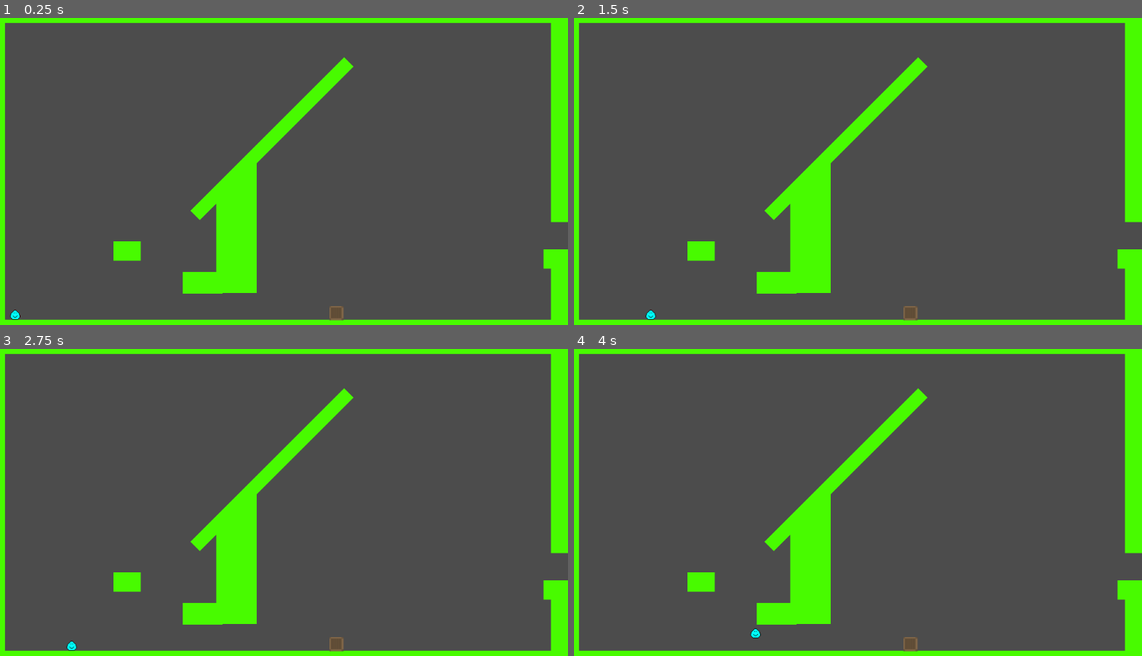
Above: before the commit, frames 1-4 (two rows, left to right).
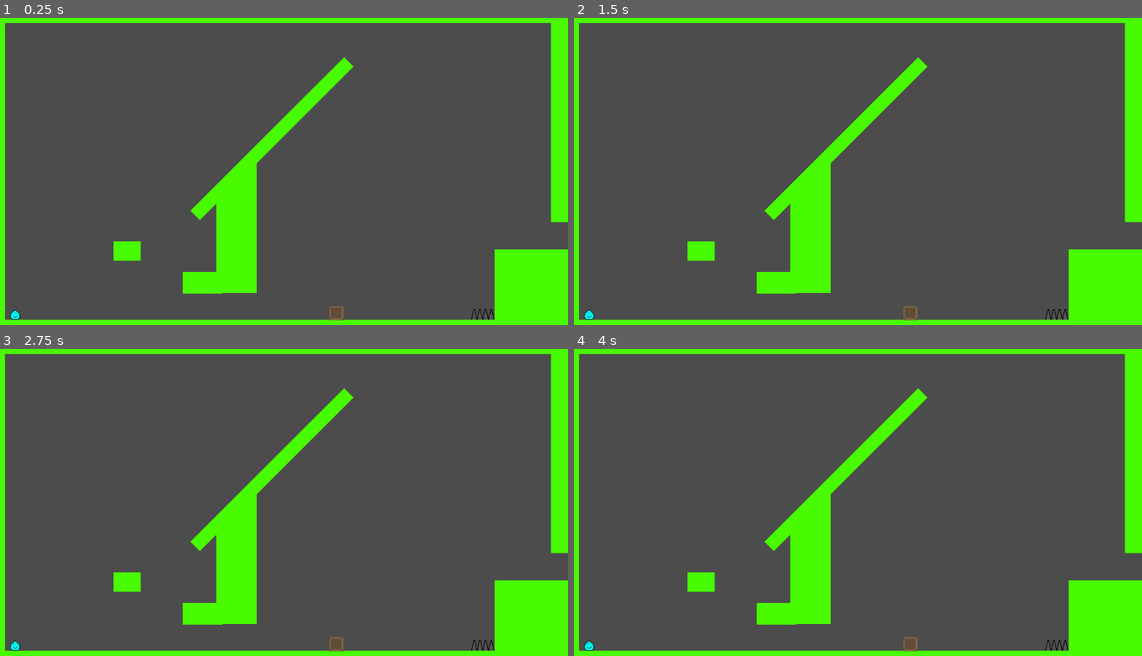
Above: after the commit, the same moments.

Repository: proggingcow/gravity
Game: Godot game, scene res://scenes/main.tscn
The game is run twice, just before and just after one commit, with the same random seed, the same clock (stepped at 60 frames per second) and the same inputs.
Inputs:
- Up to frame 1 (0.25 s): no input
- Up to frame 2 (1.5 s): tap Enter at 0.5 s; hold Right 0.53-1.28 s; tap Space at 1.25 s; hold Left from 1.28 s (still down)
- Up to frame 3 (2.75 s): tap Enter at 2 s; release Left at 2.03 s; hold Right from 2.03 s (still down)
- Up to frame 4 (4 s): tap Space at 2.75 s; release Right at 2.78 s; hold Up 2.78-3.53 s; tap Enter at 3.5 s; hold Left from 3.53 s (still down)

The runs differ from the first frame. In frame 1, 2.3% of the frame differs, in the area x 82-98%, y 75-99%; in frame 2, 2.3%, in the area x 1-98%, y 75-99%; in frame 3, 2.3%; in frame 4, 2.3%.
Error after the commit: Parse Error: The method "get_overlapping_bodies" isn't declared in the current class. (res://scenes/monkey.gd:18)

Commit message:
spikes added, todo fix collision

Diff:
--- a/scenes/main.tscn
+++ b/scenes/main.tscn
@@ -1,8 +1,9 @@
-[gd_scene load_steps=4 format=2]
+[gd_scene load_steps=5 format=2]
 
 [ext_resource path="res://scenes/wall.tscn" type="PackedScene" id=1]
 [ext_resource path="res://scenes/monkey.tscn" type="PackedScene" id=2]
 [ext_resource path="res://scenes/box.tscn" type="PackedScene" id=3]
+[ext_resource path="res://scenes/spike.tscn" type="PackedScene" id=4]
 
 [node name="Node2D" type="Node2D"]
 
@@ -44,14 +45,10 @@
 rotation = -0.785398
 scale = Vector2( 0.187012, -24 )
 
-[node name="Sprite8" parent="." instance=ExtResource( 1 )]
-position = Vector2( 995, 458 )
-scale = Vector2( 0.0136718, 34.5 )
-
 [node name="Sprite9" parent="." instance=ExtResource( 1 )]
-position = Vector2( 1029.04, 521 )
+position = Vector2( 979.651, 521 )
 rotation = 1.5708
-scale = Vector2( 0.0780211, 71 )
+scale = Vector2( 0.0780211, 169.778 )
 
 [node name="Sprite10" parent="." instance=ExtResource( 1 )]
 position = Vector2( 1029.04, 210.53 )
@@ -72,3 +69,15 @@
 position = Vector2( 444, 335 )
 rotation = 1.5708
 scale = Vector2( 0.0179446, 15.8457 )
+
+[node name="Area2D" parent="." instance=ExtResource( 4 )]
+position = Vector2( 889, 555 )
+
+[node name="Area2D2" parent="." instance=ExtResource( 4 )]
+position = Vector2( 879, 555 )
+
+[node name="Area2D3" parent="." instance=ExtResource( 4 )]
+position = Vector2( 869, 555 )
+
+[node name="Area2D4" parent="." instance=ExtResource( 4 )]
+position = Vector2( 859, 555 )
--- a/scenes/monkey.gd
+++ b/scenes/monkey.gd
@@ -9,9 +9,14 @@
 	if Input.is_key_pressed(KEY_LEFT):
 		apply_central_impulse(Vector2(-3,0))
 		if $Feet.get_overlapping_bodies().size()>0:
-			apply_central_impulse(Vector2(-7,0))
+			apply_central_impulse(Vector2(-7,3))
 
 	if Input.is_key_pressed(KEY_RIGHT):
 		apply_central_impulse(Vector2(3,0))
 		if $Feet.get_overlapping_bodies().size()>0:
-			apply_central_impulse(Vector2(7,0))
+			apply_central_impulse(Vector2(7,3))
+	var areas = get_overlapping_bodies()
+	if areas.size()>0:
+		for x in areas:
+			if x.collision_layer & 1 << 5:
+				print("Hit")
--- /dev/null
+++ b/scenes/spike.tscn
@@ -0,0 +1,12 @@
+[gd_scene load_steps=2 format=2]
+
+[ext_resource path="res://assets/spike.png" type="Texture" id=1]
+
+[node name="Area2D" type="Area2D"]
+collision_layer = 17
+
+[node name="CollisionPolygon2D" type="CollisionPolygon2D" parent="."]
+polygon = PoolVector2Array( -5, 10, 5, 10, 5, 6, 1, -9, -1, -9, -5, 6 )
+
+[node name="Sprite" type="Sprite" parent="."]
+texture = ExtResource( 1 )
Binary file added: assets/spike.png
Not shown, added: xcfs/spike.xcf
